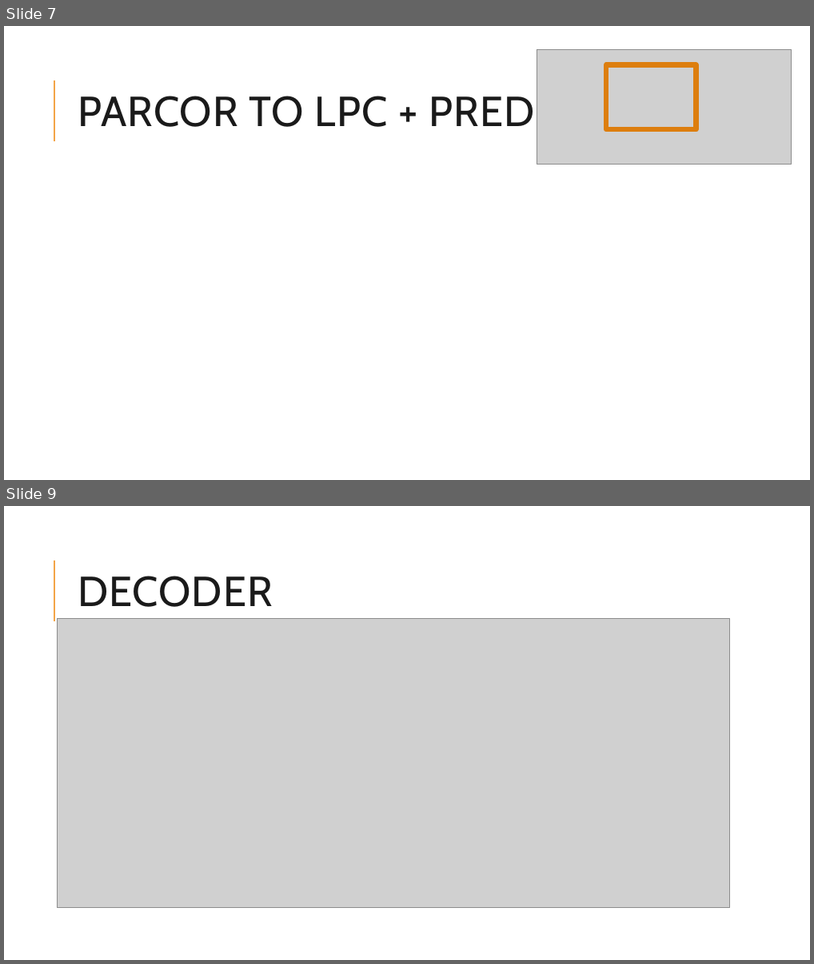
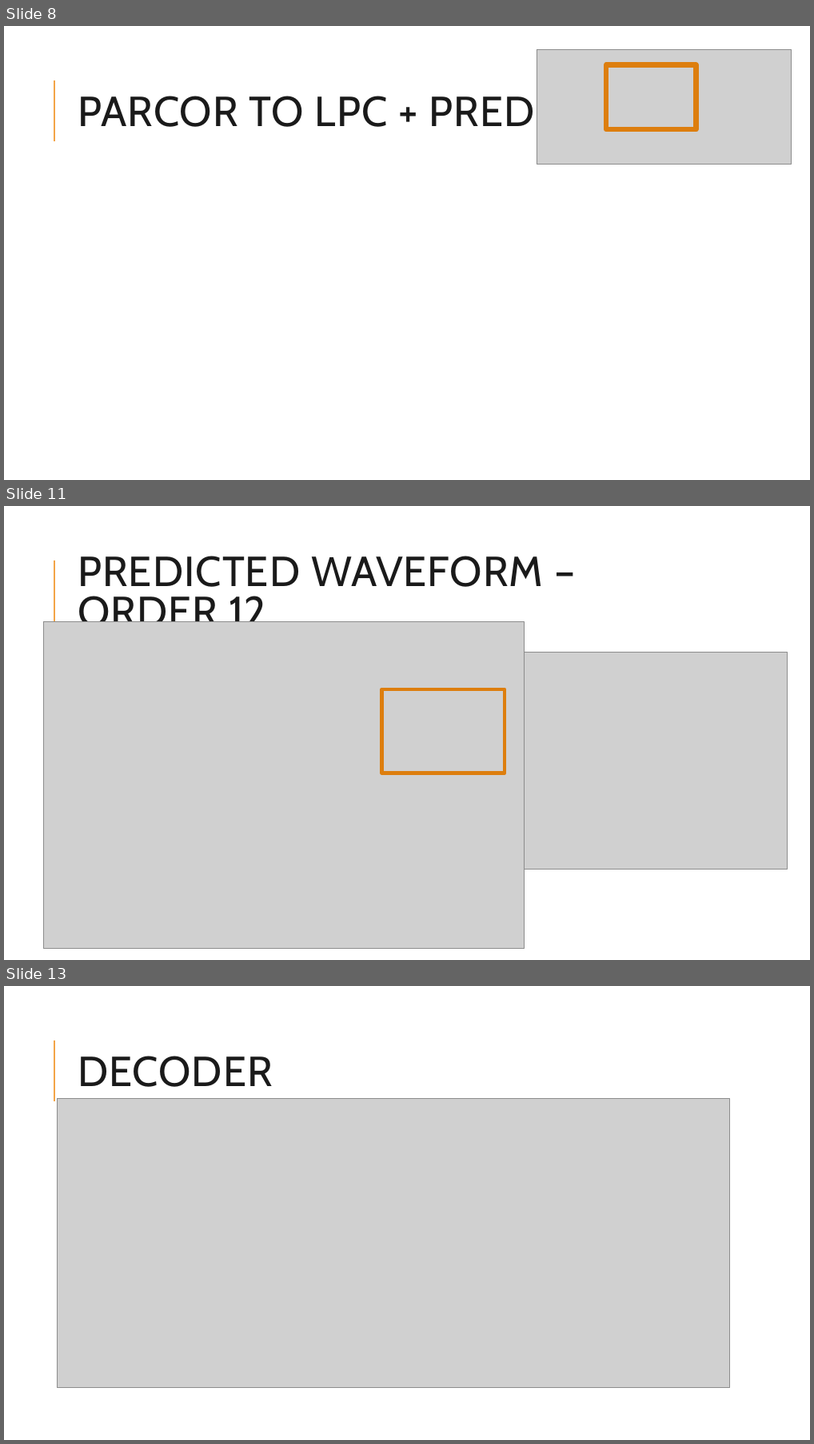
Before and after one commit to paudom/CCAV_1, a slide deck: MPEG 4-LosSeless audio coding.pptx. Shown one above the other, each under a label of ours: slides 7 and 9 before the commit, slides 8, 11 and 13 after it; the slides between them are not shown. The pictures are 814x964 and 814x1444 pixels, drawn with LibreOffice and Linux fonts; fonts in the diff are those of the drawing; grey boxes stand for pictures. Boxes give left, top, right and bottom in pixels: in the first picture for what was removed or moved away, otherwise in the second. Text is boxed around its words. In the diff, an @@ line names an element or a change of style, - is before the commit and + after.

```diff
--- a/MPEG 4-LosSeless audio coding.pptx
+++ b/MPEG 4-LosSeless audio coding.pptx
@@ slide 11 added at (x1=4, y1=506, x2=810, y2=960), background #FFFFFF; not listed: 1 template element that a slide beside it also shows @@
@@ title added at (x1=78, y1=556, x2=544, y2=622), 50 pt, text #1A1A1A @@
+PREDICTED WAVEFORM – ORDER 12
@@ picture added at (x1=44, y1=621, x2=525, y2=948) @@
@@ picture added at (x1=524, y1=652, x2=787, y2=869) @@
@@ rectangle added at (x1=382, y1=689, x2=505, y2=772), outline #DD7E0E 4.5 pt @@
@@ what was slide 7 is now slide 8 @@
@@ what was slide 9 is now slide 13 @@
```
Also in this commit, not shown: 3 slides changed, 4 other slides added, 3 other files.
